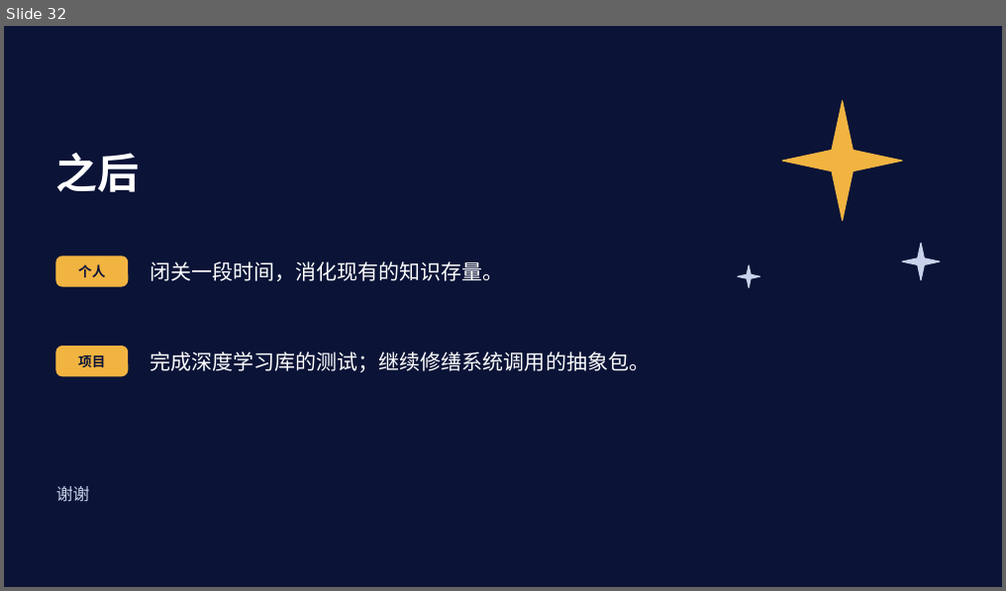
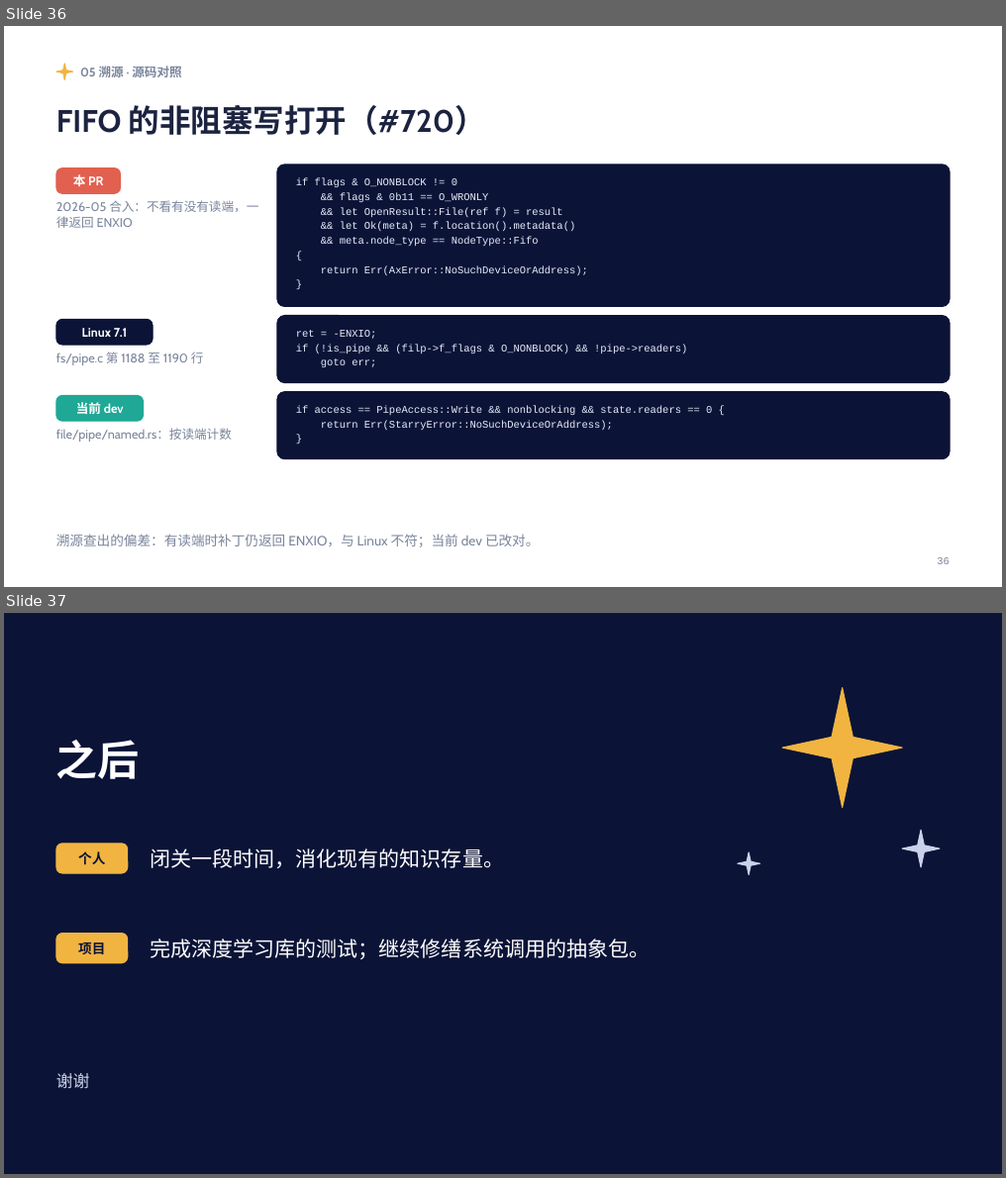
Before and after one commit to Lfan-ke/tgoskits, a slide deck: 实习总结.pptx. Shown one above the other, each under a label of ours: slide 32 before the commit, slides 36 and 37 after it. The pictures are 1006x591 and 1006x1178 pixels, drawn with LibreOffice and Linux fonts; fonts in the diff are those of the drawing. Boxes give left, top, right and bottom in pixels: in the first picture for what was removed or moved away, otherwise in the second. Text is boxed around its words. In the diff, an @@ line names an element or a change of style, - is before the commit and + after.

```diff
--- a/实习总结.pptx
+++ b/实习总结.pptx
@@ slide 36 added at [4,26,1002,587], background #FFFFFF @@
@@ star added at [56,64,73,79], fill #F2B441, outline #F2B441 1 pt @@
@@ text added at [80,66,181,77], 12 pt, text #7A859C, bold @@
+05 溯源 · 源码对照
@@ text added at [56,105,486,135], 30 pt, text #1B2340, bold @@
+FIFO 的非阻塞写打开（#720）
@@ rounded rectangle added at [56,169,120,193], fill #E2604F, outline #E2604F 1 pt @@
@@ rounded rectangle added at [277,165,949,307], fill #0B1437, outline #0B1437 1 pt @@
@@ text added at [56,200,258,228], 12 pt, text #7A859C @@
+2026-05 合入：不看有没有读端，一律返回 ENXIO
@@ text added at [73,174,103,186], 12 pt, text #FFFFFF, bold @@
+本 PR
@@ text added at [296,178,588,275], 10 pt, text #E6EBFA @@
+if flags & O_NONBLOCK != 0
+&& flags & 0b11 == O_WRONLY
+&& let OpenResult::File(ref f) = result
+&& let Ok(meta) = f.location().metadata()
+&& meta.node_type == NodeType::Fifo
+{
+return Err(AxError::NoSuchDeviceOrAddress);
+}
@@ rounded rectangle added at [56,319,152,345], fill #0B1437, outline #0B1437 1 pt @@
@@ rounded rectangle added at [277,316,949,383], fill #0B1437, outline #0B1437 1 pt @@
@@ text added at [56,352,204,366], 12 pt, text #7A859C @@
+fs/pipe.c 第 1188 至 1190 行
@@ text added at [82,328,127,337], 12 pt, text #FFFFFF, bold @@
+Linux 7.1
@@ text added at [296,330,687,368], 10 pt, text #E6EBFA @@
+ret = -ENXIO;
+if (!is_pipe && (filp->f_flags & O_NONBLOCK) && !pipe->readers)
+goto err;
@@ rounded rectangle added at [56,396,144,421], fill #1FA896, outline #1FA896 1 pt @@
@@ text added at [76,402,124,414], 12 pt, text #FFFFFF, bold @@
+当前 dev
@@ rounded rectangle added at [277,392,949,460], fill #0B1437, outline #0B1437 1 pt @@
@@ text added at [296,406,712,430], 10 pt, text #E6EBFA @@
+if access == PipeAccess::Write && nonblocking && state.readers == 0 {
+return Err(StarryError::NoSuchDeviceOrAddress);
+}
@@ text added at [56,429,232,442], 12 pt, text #7A859C @@
+file/pipe/named.rs：按读端计数
@@ text added at [56,534,539,548], 13 pt, text #7A859C @@
+溯源查出的偏差：有读端时补丁仍返回 ENXIO，与 Linux 不符；当前 dev 已改对。
@@ text added at [937,558,949,565], 10 pt, text #7A859C @@
+36
@@ what was slide 32 is now slide 37 @@
```
Also in this commit, not shown: 2 slides changed, 4 other slides added.
